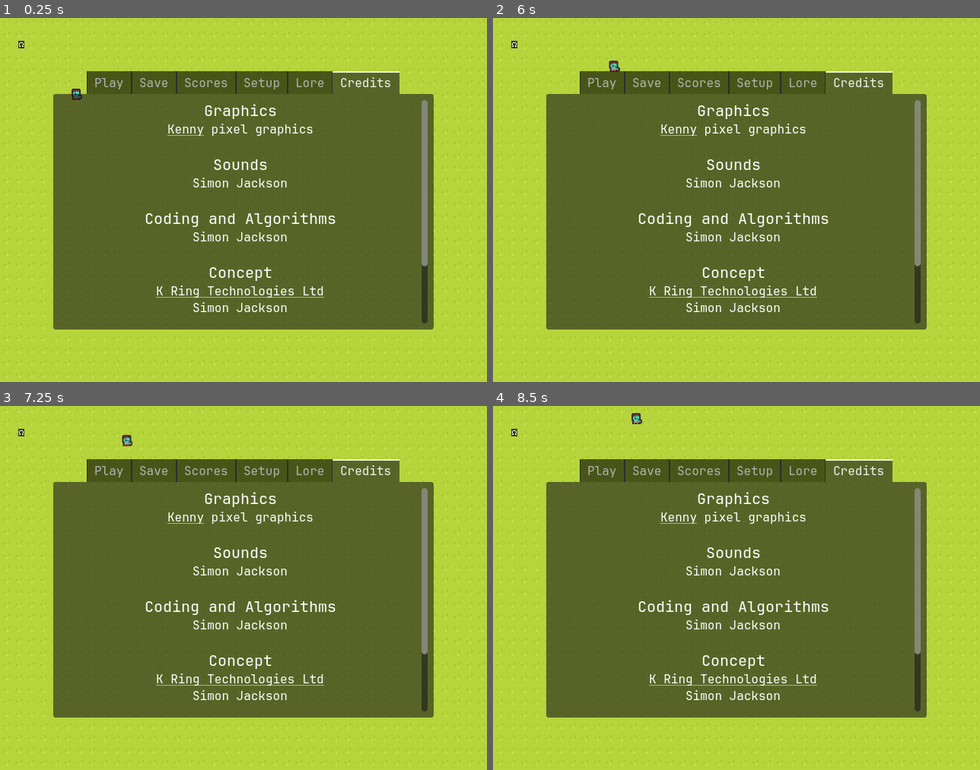
Above: before the commit, frames 1-4 (two rows, left to right).
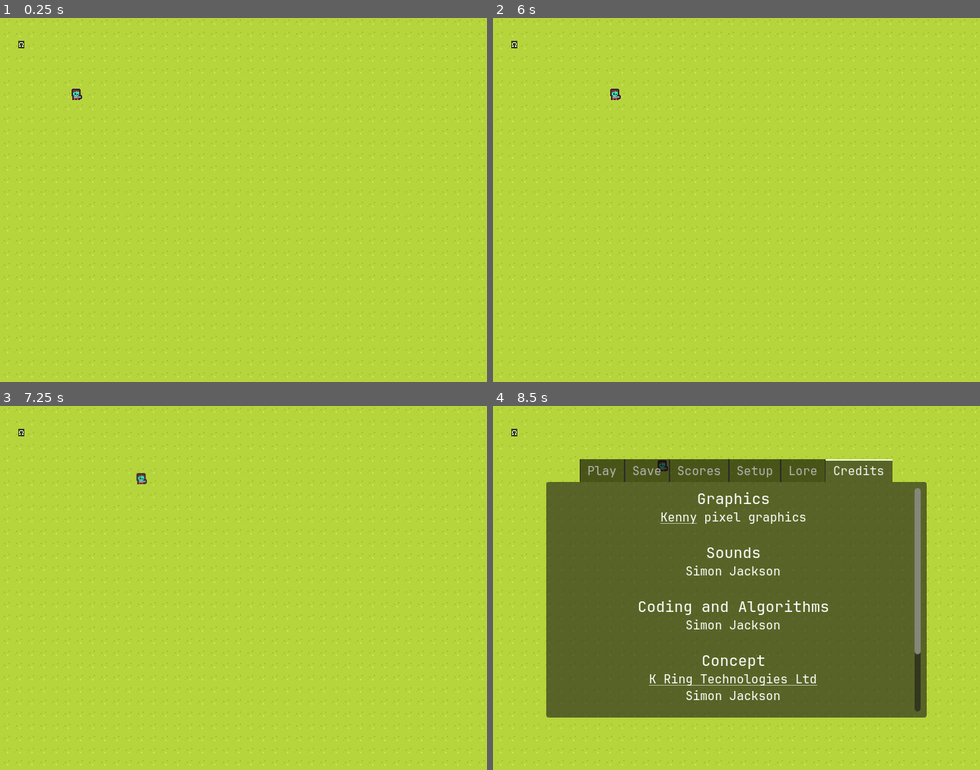
Above: after the commit, the same moments.

Repository: jackokring/here
Game: Godot game, scene res://Scenes/main.tscn
Same seed, same stepped clock (60 frames per second), same inputs: the game is played once before the commit and once after it.
Inputs:
- Up to frame 1 (0.25 s): no input
- Up to frame 2 (6 s): tap Enter at 0.5, 2, 4.25 s; hold Right (ui_right) 0.53-1.28 s; tap Space at 1.25, 2.75, 5 s; hold Page Down (ui_page_down) 1.28-2.03 s; hold Right (ui_right) 2.03-2.78 s; hold Up (ui_up) 2.78-3.53 s; hold Left (ui_left) 3.53-5.03 s; hold Page Down (ui_page_down) 5.03-5.78 s; hold Right (ui_right) from 5.78 s (still down)
- Up to frame 3 (7.25 s): release Right (ui_right) at 6.53 s; hold Up (ui_up) from 6.53 s (still down)
- Up to frame 4 (8.5 s): release Up (ui_up) at 7.28 s; hold Right (ui_right) 7.28-8.03 s; hold Page Down (ui_page_down) from 8.03 s (still down)

The runs differ from the first frame. In frame 1, 55% of the frame differs, in the area x 10-90%, y 14-86%; in frame 2, 55%; in frame 3, 55%, in the area x 10-90%, y 7-86%; in frame 4, 0.1%.

Commit message:
Pausing.

Diff:
--- a/Scripts/game.gd
+++ b/Scripts/game.gd
@@ -1,5 +1,8 @@
 extends Node
 
 # Game globals
-var level = 1
-var vel_max = 20
+var level: int = 1
+var vel_max: float = 20
+
+var paused: bool = false
+var playing: bool = false
--- a/Scripts/gui.gd
+++ b/Scripts/gui.gd
@@ -8,7 +8,10 @@
 
 # Called every frame. 'delta' is the elapsed time since the previous frame.
 func _process(delta: float) -> void:
-	pass
+	if Input.is_action_just_pressed("ui_page_down"):
+		Game.paused = !Game.paused
+	visible = Game.paused
+
 
 # open browser
 func meta_clicked(meta: Variant) -> void:
--- a/Scripts/player.gd
+++ b/Scripts/player.gd
@@ -15,6 +15,9 @@
 
 
 func  _integrate_forces(state: PhysicsDirectBodyState2D) -> void:
+	freeze = Game.paused
+	if freeze:
+		return
 	var vel = Input.get_vector("ui_left", "ui_right", "ui_up", "ui_down")
 	add_constant_central_force(Game.vel_max * (vel - last))
 	last = vel
@@ -44,3 +47,7 @@
 		map_collide(Global.map_to_atlas(body), id)
 	if body is RigidBody2D:
 		body_collide(Global.body_to_type(body), body)
+
+
+func is_type():
+	return Body.PLAYER
--- a/project.godot
+++ b/project.godot
@@ -47,6 +47,7 @@
 "deadzone": 0.5,
 "events": [Object(InputEventKey,"resource_local_to_scene":false,"resource_name":"","device":0,"window_id":0,"alt_presse …(194 unchanged characters)…
 , Object(InputEventJoypadButton,"resource_local_to_scene":false,"resource_name":"","device":0,"button_index":3,"pressure":0.0,"pressed":false,"script":null)
+, Object(InputEventKey,"resource_local_to_scene":false,"resource_name":"","device":-1,"window_id":0,"alt_pressed":false,"shift_pressed":false,"ctrl_pressed":false,"meta_pressed":false,"pressed":false,"keycode":0,"physical_keycode":4194308,"key_label":0,"unicode":0,"location":0,"echo":false,"script":null)
 ]
 }
 ui_focus_next={
@@ -60,7 +61,6 @@
 "events": [Object(InputEventKey,"resource_local_to_scene":false,"resource_name":"","device":0,"window_id":0,"alt_presse …(194 unchanged characters)…
 , Object(InputEventJoypadButton,"resource_local_to_scene":false,"resource_name":"","device":0,"button_index":13,"pressure":0.0,"pressed":false,"script":null)
 , Object(InputEventJoypadMotion,"resource_local_to_scene":false,"resource_name":"","device":0,"axis":0,"axis_value":-1.0,"script":null)
-, Object(InputEventKey,"resource_local_to_scene":false,"resource_name":"","device":-1,"window_id":0,"alt_pressed":false,"shift_pressed":false,"ctrl_pressed":false,"meta_pressed":false,"pressed":false,"keycode":0,"physical_keycode":65,"key_label":0,"unicode":97,"location":0,"echo":false,"script":null)
 ]
 }
 ui_right={
@@ -68,7 +68,6 @@
 "events": [Object(InputEventKey,"resource_local_to_scene":false,"resource_name":"","device":0,"window_id":0,"alt_presse …(194 unchanged characters)…
 , Object(InputEventJoypadButton,"resource_local_to_scene":false,"resource_name":"","device":0,"button_index":14,"pressure":0.0,"pressed":false,"script":null)
 , Object(InputEventJoypadMotion,"resource_local_to_scene":false,"resource_name":"","device":0,"axis":0,"axis_value":1.0,"script":null)
-, Object(InputEventKey,"resource_local_to_scene":false,"resource_name":"","device":-1,"window_id":0,"alt_pressed":false,"shift_pressed":false,"ctrl_pressed":false,"meta_pressed":false,"pressed":false,"keycode":0,"physical_keycode":68,"key_label":0,"unicode":100,"location":0,"echo":false,"script":null)
 ]
 }
 ui_up={
@@ -76,7 +75,6 @@
 "events": [Object(InputEventKey,"resource_local_to_scene":false,"resource_name":"","device":0,"window_id":0,"alt_presse …(194 unchanged characters)…
 , Object(InputEventJoypadButton,"resource_local_to_scene":false,"resource_name":"","device":0,"button_index":11,"pressure":0.0,"pressed":false,"script":null)
 , Object(InputEventJoypadMotion,"resource_local_to_scene":false,"resource_name":"","device":0,"axis":1,"axis_value":-1.0,"script":null)
-, Object(InputEventKey,"resource_local_to_scene":false,"resource_name":"","device":-1,"window_id":0,"alt_pressed":false,"shift_pressed":false,"ctrl_pressed":false,"meta_pressed":false,"pressed":false,"keycode":0,"physical_keycode":87,"key_label":0,"unicode":119,"location":0,"echo":false,"script":null)
 ]
 }
 ui_down={
@@ -84,31 +82,34 @@
 "events": [Object(InputEventKey,"resource_local_to_scene":false,"resource_name":"","device":0,"window_id":0,"alt_presse …(194 unchanged characters)…
 , Object(InputEventJoypadButton,"resource_local_to_scene":false,"resource_name":"","device":0,"button_index":12,"pressure":0.0,"pressed":false,"script":null)
 , Object(InputEventJoypadMotion,"resource_local_to_scene":false,"resource_name":"","device":0,"axis":1,"axis_value":1.0,"script":null)
-, Object(InputEventKey,"resource_local_to_scene":false,"resource_name":"","device":-1,"window_id":0,"alt_pressed":false,"shift_pressed":false,"ctrl_pressed":false,"meta_pressed":false,"pressed":false,"keycode":0,"physical_keycode":83,"key_label":0,"unicode":115,"location":0,"echo":false,"script":null)
 ]
 }
 ui_page_up={
 "deadzone": 0.5,
 "events": [Object(InputEventKey,"resource_local_to_scene":false,"resource_name":"","device":0,"window_id":0,"alt_presse …(194 unchanged characters)…
 , Object(InputEventJoypadButton,"resource_local_to_scene":false,"resource_name":"","device":0,"button_index":4,"pressure":0.0,"pressed":false,"script":null)
+, Object(InputEventKey,"resource_local_to_scene":false,"resource_name":"","device":-1,"window_id":0,"alt_pressed":false,"shift_pressed":false,"ctrl_pressed":false,"meta_pressed":false,"pressed":false,"keycode":0,"physical_keycode":92,"key_label":0,"unicode":92,"location":0,"echo":false,"script":null)
 ]
 }
 ui_page_down={
 "deadzone": 0.5,
 "events": [Object(InputEventKey,"resource_local_to_scene":false,"resource_name":"","device":0,"window_id":0,"alt_presse …(194 unchanged characters)…
 , Object(InputEventJoypadButton,"resource_local_to_scene":false,"resource_name":"","device":0,"button_index":6,"pressure":0.0,"pressed":false,"script":null)
+, Object(InputEventKey,"resource_local_to_scene":false,"resource_name":"","device":-1,"window_id":0,"alt_pressed":false,"shift_pressed":false,"ctrl_pressed":false,"meta_pressed":false,"pressed":false,"keycode":0,"physical_keycode":67,"key_label":0,"unicode":99,"location":0,"echo":false,"script":null)
 ]
 }
 ui_home={
 "deadzone": 0.5,
 "events": [Object(InputEventKey,"resource_local_to_scene":false,"resource_name":"","device":0,"window_id":0,"alt_presse …(194 unchanged characters)…
 , Object(InputEventJoypadButton,"resource_local_to_scene":false,"resource_name":"","device":0,"button_index":9,"pressure":0.0,"pressed":false,"script":null)
+, Object(InputEventKey,"resource_local_to_scene":false,"resource_name":"","device":-1,"window_id":0,"alt_pressed":false,"shift_pressed":false,"ctrl_pressed":false,"meta_pressed":false,"pressed":false,"keycode":0,"physical_keycode":90,"key_label":0,"unicode":122,"location":0,"echo":false,"script":null)
 ]
 }
 ui_end={
 "deadzone": 0.5,
 "events": [Object(InputEventKey,"resource_local_to_scene":false,"resource_name":"","device":0,"window_id":0,"alt_presse …(194 unchanged characters)…
 , Object(InputEventJoypadButton,"resource_local_to_scene":false,"resource_name":"","device":0,"button_index":10,"pressure":0.0,"pressed":false,"script":null)
+, Object(InputEventKey,"resource_local_to_scene":false,"resource_name":"","device":-1,"window_id":0,"alt_pressed":false,"shift_pressed":false,"ctrl_pressed":false,"meta_pressed":false,"pressed":false,"keycode":0,"physical_keycode":88,"key_label":0,"unicode":120,"location":0,"echo":false,"script":null)
 ]
 }
 
